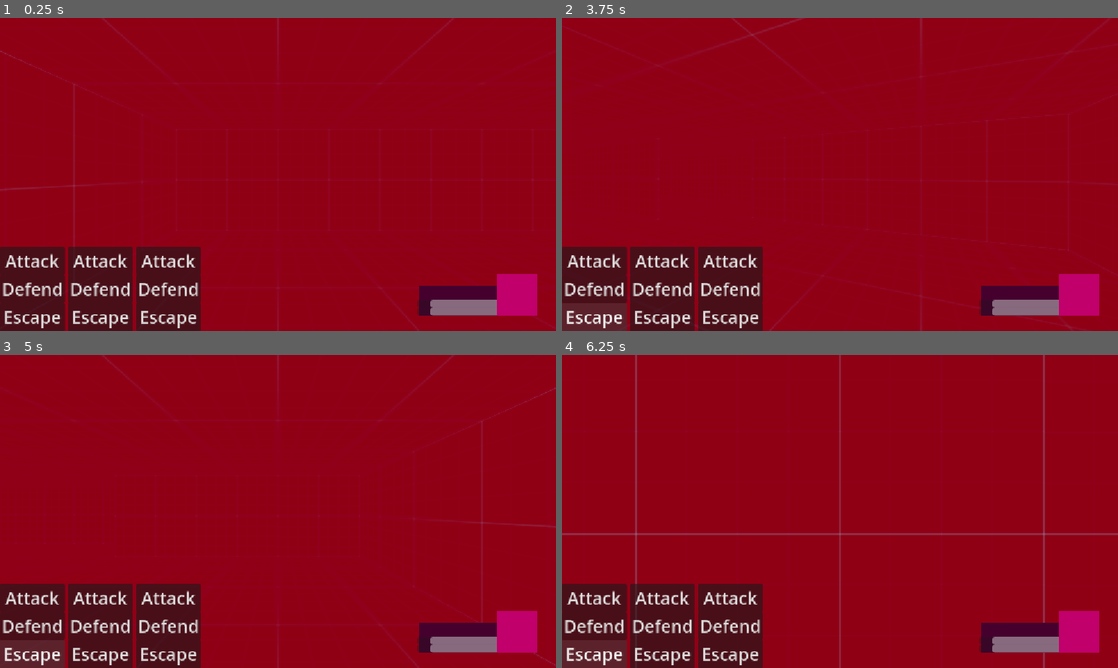
Above: before the commit, frames 1-4 (two rows, left to right).
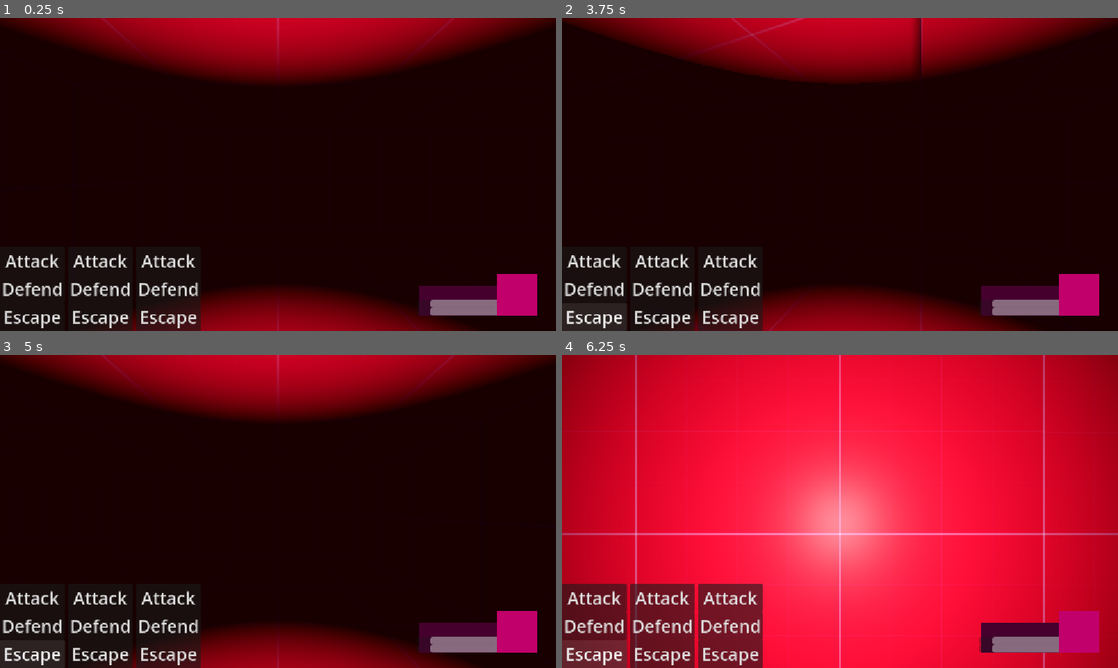
Above: after the commit, the same moments.

Repository: Roachkinq21/Vulture-RPG
Game: Godot game, scene res://Levels/TextLevel.tscn
The game is run twice, just before and just after one commit, with the same random seed, the same clock (stepped at 60 frames per second) and the same inputs. The project has no main scene, so this scene is started directly.
Inputs:
- Up to frame 1 (0.25 s): no input
- Up to frame 2 (3.75 s): click "Attack" at 0.5 s; click "Defend" at 1.25 s; click "Escape" at 2 s; tap Enter at 2.75 s; hold D (right) 2.78-3.53 s; tap Space at 3.5 s; hold S (down) from 3.53 s (still down)
- Up to frame 3 (5 s): tap Enter at 4.25 s; release S (down) at 4.28 s; hold D (right) from 4.28 s (still down)
- Up to frame 4 (6.25 s): tap Space at 5 s; release D (right) at 5.03 s; hold W (up) 5.03-5.78 s; tap Enter at 5.75 s; hold A (left) from 5.78 s (still down)

The runs differ from the first frame. In frame 1, 89% of the frame differs, in the area x 0-100%, y 0-100%; in frame 2, 89%; in frame 3, 89%; in frame 4, 91%.

Commit message:
Upgrade to Godot 4.7 and improve lighting
Update project to Godot 4.7 with Forward Plus renderer. Enhance TextLevel environment with SDFGI global illumination, adjusted background color and energy. Add dynamic lighting to player character with OmniLight3D.

Diff:
--- a/Levels/TextLevel.tscn
+++ b/Levels/TextLevel.tscn
@@ -14,7 +14,9 @@
 sky_material = SubResource("ProceduralSkyMaterial_r6bal")
 
 [sub_resource type="Environment" id="Environment_8pw54"]
-background_energy_multiplier = 2.22
+background_mode = 1
+background_color = Color(0.05319383, 0.0037927874, 0.104888774, 1)
+background_energy_multiplier = 1.72
 sky = SubResource("Sky_0f7bk")
 tonemap_mode = 2
 ssr_fade_in = 0.47075015
@@ -26,6 +28,12 @@
 ssao_light_affect = 0.17
 ssil_radius = 1.52
 ssil_intensity = 0.41
+sdfgi_enabled = true
+sdfgi_bounce_feedback = 0.2
+sdfgi_cascades = 2
+sdfgi_min_cell_size = 3.9964843
+sdfgi_y_scale = 0
+sdfgi_energy = 0.09
 
 [node name="World" type="Node3D" unique_id=1499304377]
 script = ExtResource("1_0f7bk")
--- a/Prefabs/player.tscn
+++ b/Prefabs/player.tscn
@@ -36,3 +36,7 @@
 [node name="Control" parent="." unique_id=868915965 instance=ExtResource("1_y6xdh")]
 
 [node name="PauseMenu" parent="." unique_id=585479524 instance=ExtResource("3_y5hcb")]
+
+[node name="OmniLight3D" type="OmniLight3D" parent="." unique_id=644527860]
+shadow_enabled = true
+omni_range = 2.346214
--- a/project.godot
+++ b/project.godot
@@ -12,7 +12,7 @@
 
 config/name="Vulture Hospital"
 config/tags=PackedStringArray("dungeon_craw")
-config/features=PackedStringArray("4.6", "Forward Plus")
+config/features=PackedStringArray("4.7", "Forward Plus")
 config/icon="res://icon.svg"
 
 [autoload]
